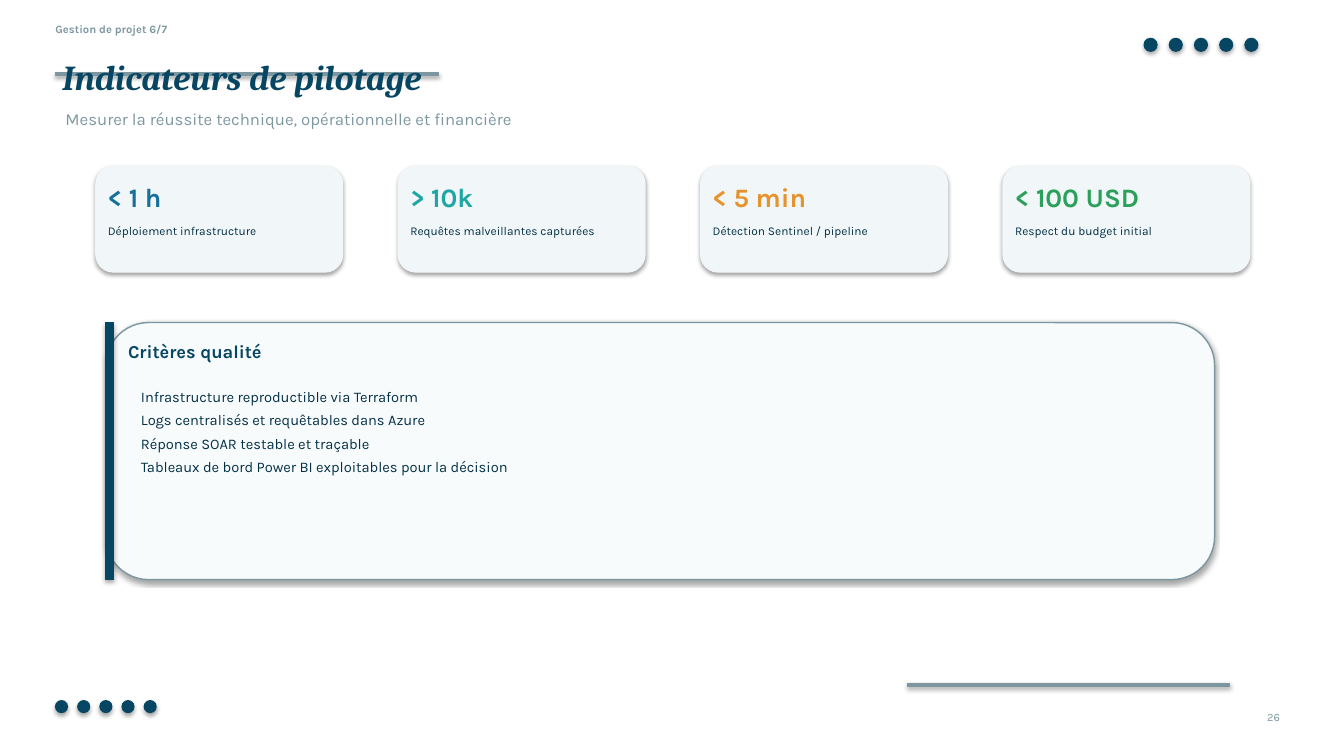
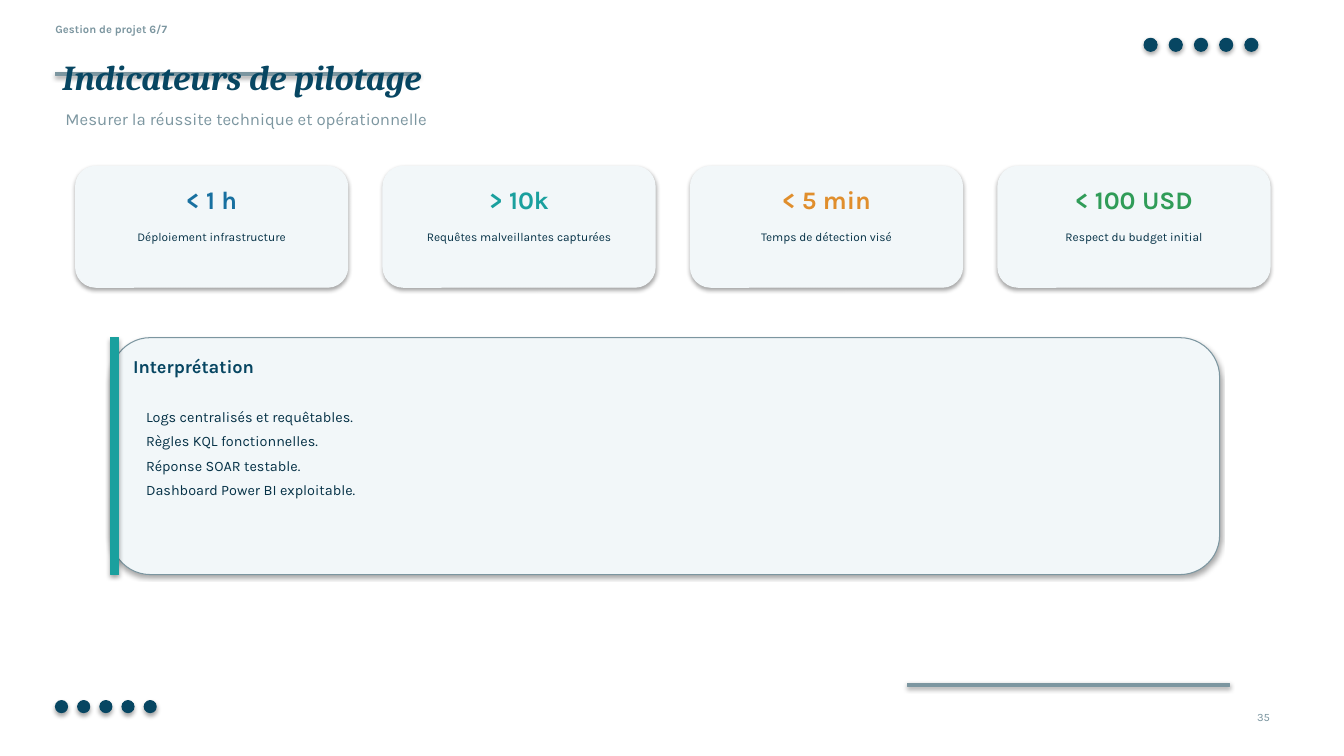
Before and after one commit to slayqueearikma-beep/test, a slide deck: slide 35 of presentation/AITDR_completed_after_slide_13.pptx (slide 26 before the commit). Drawn at 1344x756 pixels with LibreOffice and Linux fonts; fonts in the diff are those of the drawing. Boxes give left, top, right and bottom in pixels: in the first picture for what was removed or moved away, otherwise in the second. Text is boxed around its words. In the diff, an @@ line names an element or a change of style, - is before the commit and + after.

```diff
--- a/presentation/AITDR_completed_after_slide_13.pptx
+++ b/presentation/AITDR_completed_after_slide_13.pptx
@@ rectangle resized from (x1=55, y1=73, x2=439, y2=76) to (x1=55, y1=73, x2=418, y2=76) @@
@@ rectangle at (x1=55, y1=73, x2=418, y2=76): fill #7D97A1 to #7C96A0; outline #7D97A1 0.75 pt to #7C96A0 0.75 pt @@
@@ text at (x1=65, y1=112, x2=427, y2=129): text changed; text colour #7D97A1 to #7C96A0 @@
-Mesurer la réussite technique, opérationnelle et financière
+Mesurer la réussite technique et opérationnelle
@@ rounded rectangle resized from (x1=96, y1=166, x2=343, y2=272) to (x1=76, y1=166, x2=348, y2=287) @@
@@ rounded rectangle resized from (x1=398, y1=166, x2=645, y2=272) to (x1=383, y1=166, x2=655, y2=287) @@
@@ rounded rectangle resized from (x1=701, y1=166, x2=948, y2=272) to (x1=691, y1=166, x2=963, y2=287) @@
@@ fill #F1F6F8 to #F2F7F9; outline #F1F6F8 0.75 pt to #F2F7F9 0.75 pt in 4 elements at (x1=383, y1=166, x2=655, y2=287), (x1=691, y1=166, x2=963, y2=287), (x1=76, y1=166, x2=348, y2=287), (x1=998, y1=166, x2=1270, y2=287) @@
@@ rounded rectangle resized from (x1=1003, y1=166, x2=1250, y2=272) to (x1=998, y1=166, x2=1270, y2=287) @@
@@ text "< 1 h" moved from (x1=129, y1=188, x2=162, y2=207) to (x1=206, y1=191, x2=237, y2=209) @@
@@ text "< 1 h" at (x1=206, y1=191, x2=237, y2=209): size 19 to 18 pt, text colour #176F9B to #1870A0; alignment left to centre @@
@@ text "> 10k" moved from (x1=431, y1=188, x2=473, y2=208) to (x1=509, y1=191, x2=549, y2=210) @@
@@ text "> 10k" at (x1=509, y1=191, x2=549, y2=210): size 19 to 18 pt, text colour #1DA7A4 to #1AA09E; alignment left to centre @@
@@ text "< 5 min" moved from (x1=734, y1=188, x2=806, y2=208) to (x1=802, y1=191, x2=871, y2=210) @@
@@ text "< 5 min" at (x1=802, y1=191, x2=871, y2=210): size 19 to 18 pt, text colour #E6932D to #E08E2C; alignment left to centre @@
@@ text "< 100 USD" at (x1=1095, y1=192, x2=1193, y2=210): size 19 to 18 pt, text colour #2AA05A to #309C58; alignment left to centre @@
@@ text "Déploiement infrastructure" moved from (x1=108, y1=226, x2=256, y2=238) to (x1=137, y1=232, x2=286, y2=244) @@
@@ text "Requêtes malveillantes capturées" moved from (x1=410, y1=226, x2=594, y2=238) to (x1=427, y1=232, x2=611, y2=244) @@
@@ text at (x1=761, y1=232, x2=892, y2=244): text changed @@
-Détection Sentinel / pipeline
+Temps de détection visé
@@ alignment left to centre in 3 elements at (x1=427, y1=232, x2=611, y2=244), (x1=137, y1=232, x2=286, y2=244), (x1=1065, y1=233, x2=1202, y2=244) @@
@@ rounded rectangle resized from (x1=106, y1=323, x2=1215, y2=580) to (x1=111, y1=338, x2=1220, y2=575) @@
@@ rounded rectangle at (x1=111, y1=338, x2=1220, y2=575): fill #F8FBFC to #F2F7F9; outline #7D97A1 1 pt to #7C96A0 0.75 pt @@
@@ rectangle resized from (x1=106, y1=323, x2=114, y2=580) to (x1=111, y1=338, x2=119, y2=575) @@
@@ rectangle at (x1=111, y1=338, x2=119, y2=575): fill #074662 to #1AA09E; outline #074662 0.75 pt to #1AA09E 0.75 pt @@
@@ text at (x1=133, y1=359, x2=254, y2=378): text changed @@
-Critères qualité
+Interprétation
@@ text at (x1=146, y1=411, x2=355, y2=499): text changed; size 10.5 to 10.3 pt @@
-Infrastructure reproductible via Terraform
-Logs centralisés et requêtables dans Azure
-Réponse SOAR testable et traçable
-Tableaux de bord Power BI exploitables pour la décision
+Logs centralisés et requêtables.
+Règles KQL fonctionnelles.
+Réponse SOAR testable.
+Dashboard Power BI exploitable.
@@ text at (x1=1257, y1=714, x2=1270, y2=721): text changed; text colour #7D97A1 to #7C96A0 @@
-26
+35
```
Also in this commit, not shown: 12 other slides changed, 25 slides added, 14 slides removed.
